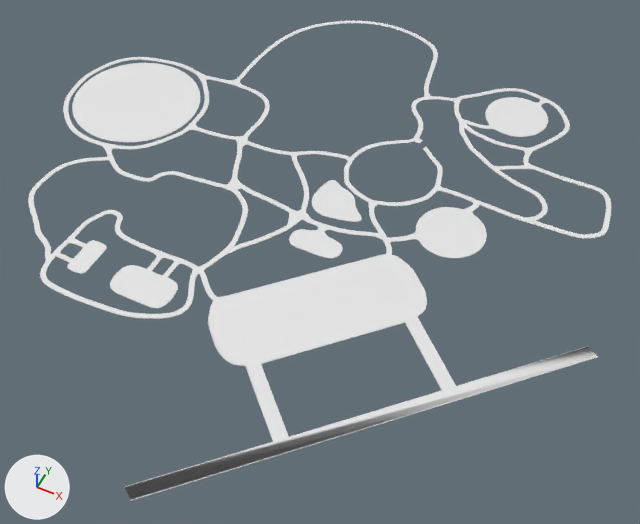
The FBX model Assets/Big amusement Park - carousels and entertainment/models/environment/road 2.fbx: old version first, new version second.
Rendered twice from a 50 mm lens placed at (91.0, -266.0, 379.0), pointed at (-70.0, 55.0, -22.0). Lighting does not change. The marker at lower left points along +X, +Y and +Z. Where no turn or scale is listed for an object, it has been applied to the vertices. Vertices at the same position are counted once.

The first picture shows 'road'.
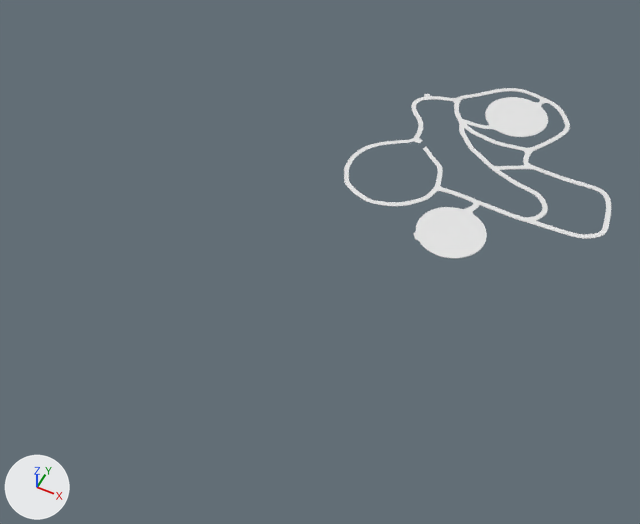
The change in detail:
me_plane_006 is used by ob_road; location (-104.1, 98.1, 0.1).
me_plane_006 had 27997 vertices, 21451 faces and spanned x -184.0..203.0, y -232.0..177.0, z 0.0.
me_plane_006 now has 10467 vertices, 7925 faces and spans x 20.0..184.0, y -25.0..146.0, z 0.0.
me_plane_006 part 1: 16 loose pieces with 7838 vertices, spanning x -181.0..203.0, y -232.0..62.0, z 0.0, are deleted.
me_plane_006 part 2: 1560 vertices moved within x 20.0..183.0, y -18.0..146.0, z 0.0; 9692 vertices removed from x -184.0..203.0, y -231.0..177.0, z 0.0.
me_plane_006 part 3: the surface is now shaded smooth.

What differs and where, as boxes [x1, y1, x2, y2] in the pictures (640 x 524 px):
'road', reshaped (54% narrower, 64% shorter)
    before: [28, 21, 611, 501]
    after: [344, 88, 611, 258]
part 1 of me_plane_006, deleted
    before: [33, 59, 598, 501]
part 2 of me_plane_006, cut back
    before: [28, 21, 598, 500]
    after: [345, 95, 579, 239]
